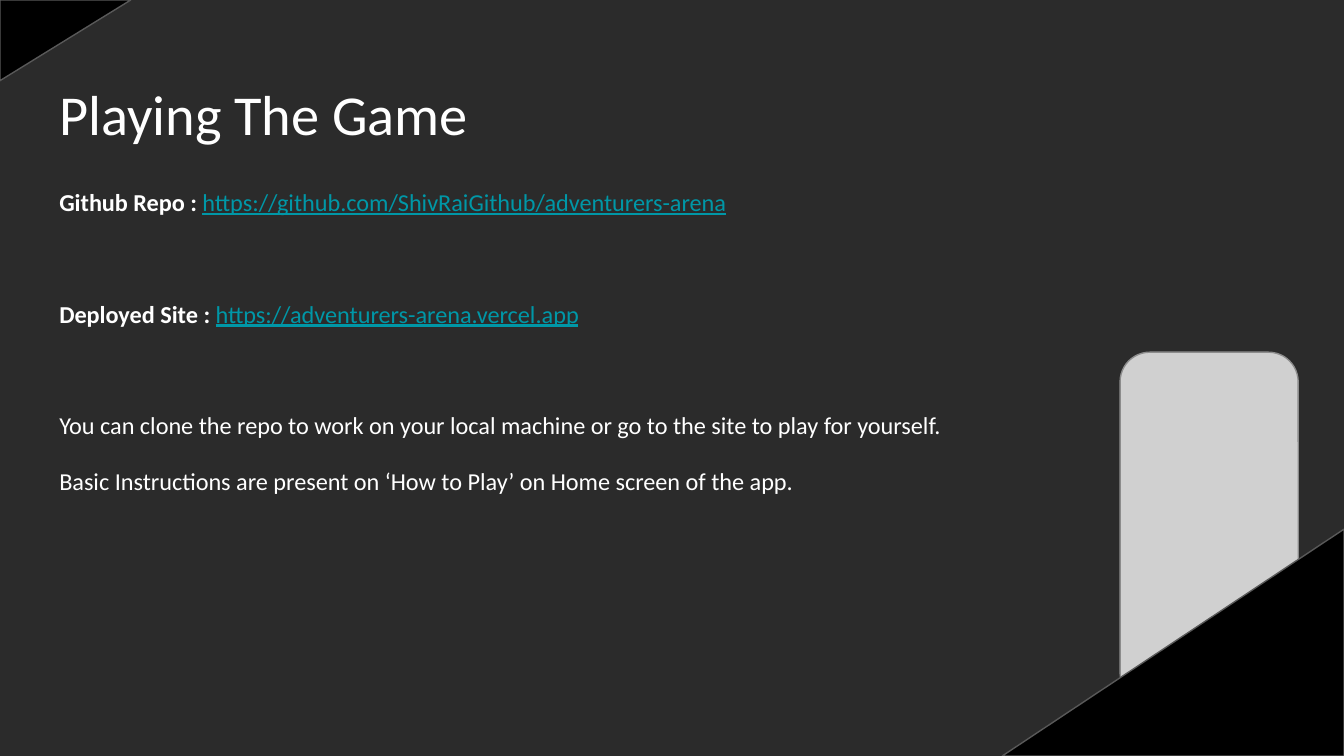
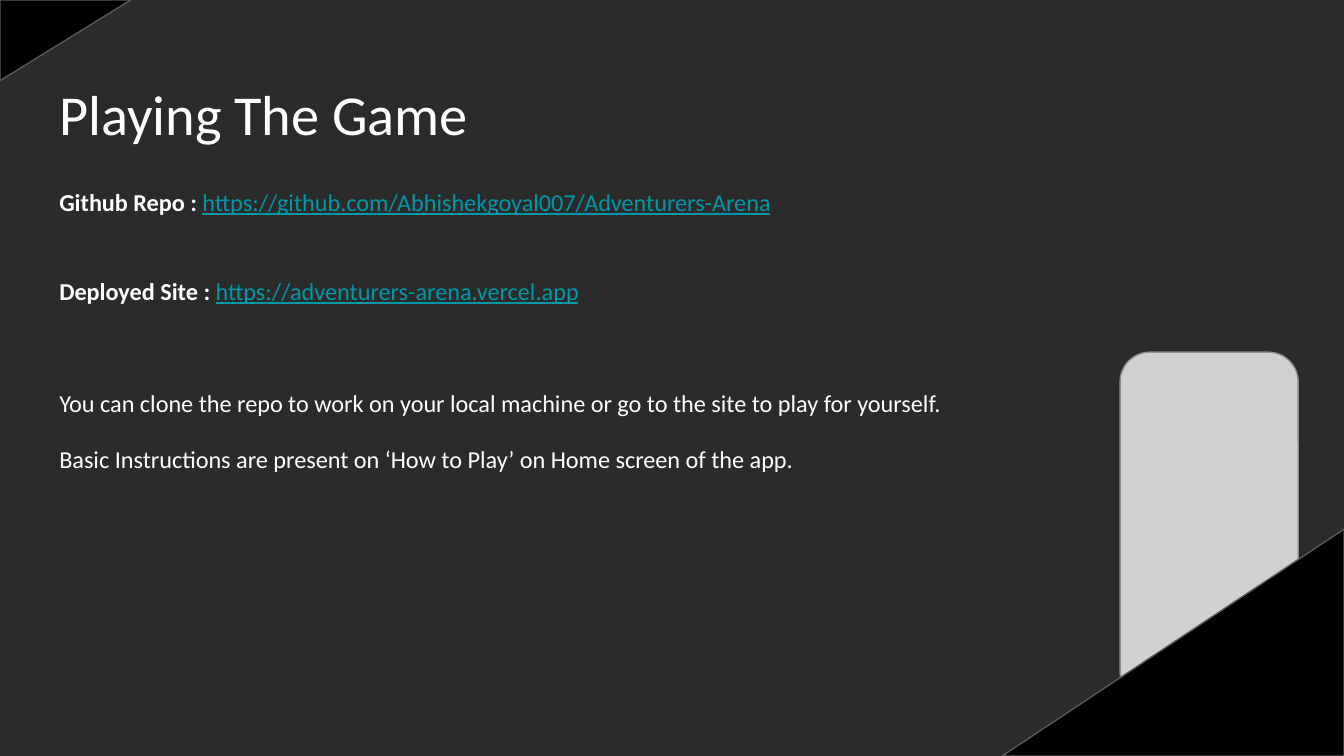
Before and after one commit to Abhishekgoyal007/Adventurers-Arena, a slide deck: slide 8 of Adventurer's Arena.pptx. Drawn at 1344x756 pixels with LibreOffice and Linux fonts; fonts in the diff are those of the drawing; grey boxes stand for pictures; background and template pictures are left out; a plain dark background stands for a picture behind light text. Boxes give left, top, right and bottom in pixels: in the first picture for what was removed or moved away, otherwise in the second. Text is boxed around its words. In the diff, an @@ line names an element or a change of style, - is before the commit and + after.

```diff
--- a/Adventurer's Arena.pptx
+++ b/Adventurer's Arena.pptx
@@ text at [59, 194, 770, 215]: text changed @@
-Github Repo : https://github.com/ShivRaiGithub/adventurers-arena
+Github Repo : https://github.com/Abhishekgoyal007/Adventurers-Arena
```
Also in this commit, not shown: 1 other slide changed, 10 other files.
